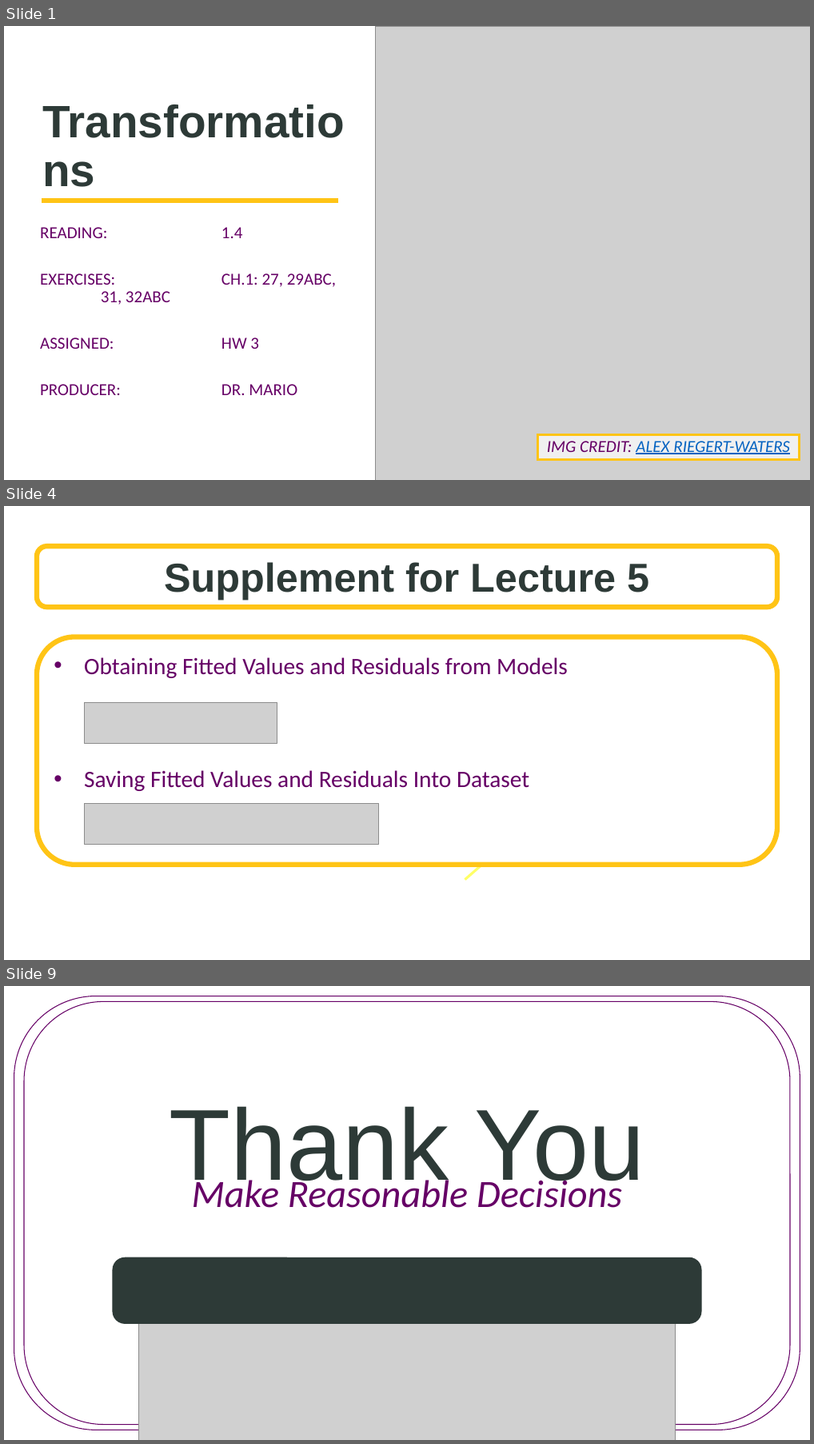
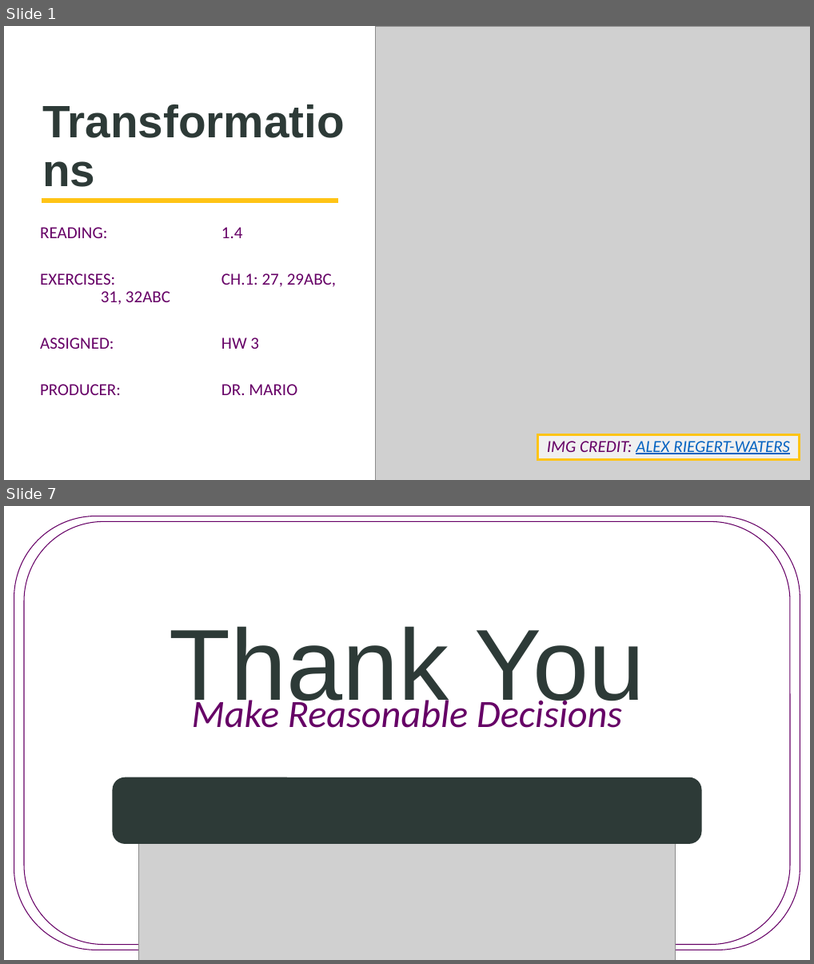
Before and after one commit to SuperMarioGiacomazzo/STOR455_WEBSITE, a slide deck: Lectures/6 - Transformations.pptx. Shown one above the other, each under a label of ours: slides 1, 4 and 9 before the commit, slides 1 and 7 after it; the slides between them are not shown. The pictures are 814x1444 and 814x964 pixels, drawn with LibreOffice and Linux fonts; fonts in the diff are those of the drawing; grey boxes stand for pictures; background and template pictures are left out. Boxes give left, top, right and bottom in pixels: in the first picture for what was removed or moved away, otherwise in the second. Text is boxed around its words. In the diff, an @@ line names an element or a change of style, - is before the commit and + after.

```diff
--- a/Lectures/6 - Transformations.pptx
+++ b/Lectures/6 - Transformations.pptx
@@ slide 4 removed at (4,506,810,960), background picture (left out) @@
@@ rounded rectangle removed at (37,546,778,607) @@
-Supplement for Lecture 5
@@ rounded rectangle removed at (37,636,778,864) @@
-• Obtaining Fitted Values and Residuals from Models
-• Saving Fitted Values and Residuals Into Dataset
@@ picture removed at (85,703,278,743) @@
@@ picture removed at (85,804,379,844) @@
@@ arrow removed from (465, 880) to (506, 844) @@
@@ what was slide 9 is now slide 7 @@
```
Also in this commit, not shown: 1 slide changed, 4 slides added, 5 other slides removed, 3 other files.
